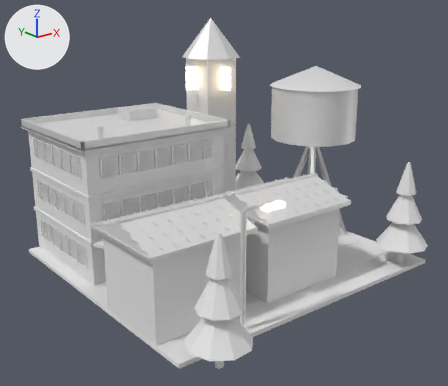
A saved change to the FBX model Assets/Art/KayseriIsland/Models/Silver/Phase2/Civic_P2.fbx.
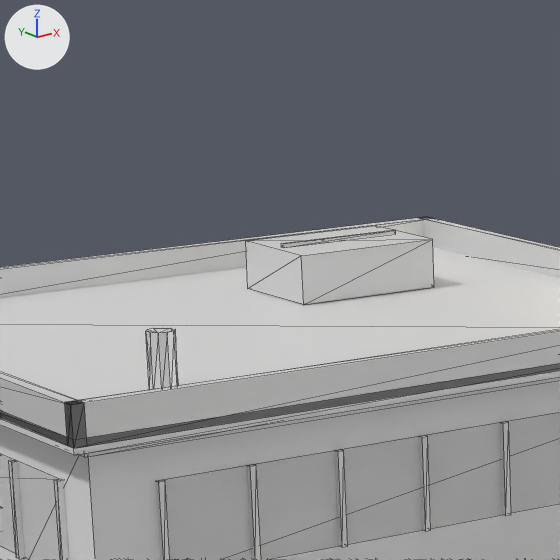
There are two pictures of each version: one whole from a camera (50 mm lens) standing at (-69.4, -16.9, 32.0) and looking at (-40.7, 19.0, 17.7), one close up on the part from 15% to 41% of the width and 15% to 45% of the height. Every picture has the same lights, and +X, +Y and +Z are marked at upper left. The last two pictures show the newer version. The close-ups show mesh edges as thin lines. Where no turn or scale is listed for an object, it has been applied to the vertices. Vertices at exactly the same position are counted once.

The first close-up shows 'Civic.Hall'.
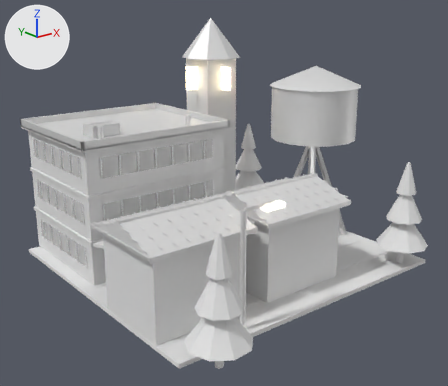
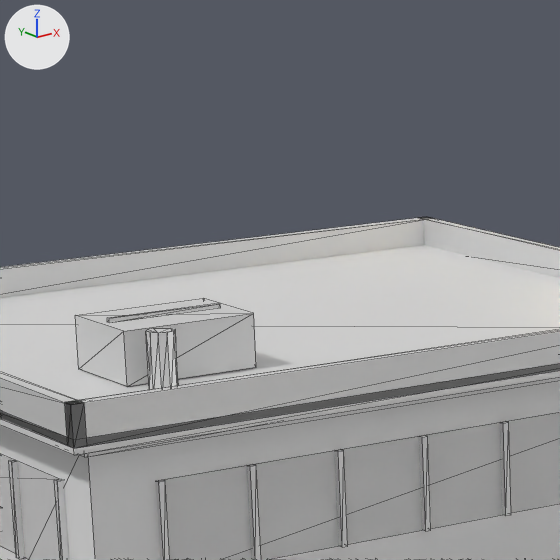
Pixel boxes (x1, y1, x2, y2) of what changed, in the close-ups (560 x 560 px; the box of a moved part takes in the faces that stretch with it):
part 1 of me_civic_hall_001, moved or reshaped
    before: (246, 226, 434, 305)
    after: (75, 298, 256, 386)
part 2 of me_civic_hall_001, moved or reshaped
    before: (281, 230, 396, 247)
    after: (107, 303, 220, 322)

Edits to the bpy script that builds the scene:
```text
Change me_civic_hall_001:
    where me_civic_hall_001.from_pydata(...)  # 512 vertices, 792 faces; spans x -6.4..6.4, y -5.4..6.5, z 0.0..11.23
    used by ob_civic_hall; location = (-45.0, 26.26, 12.07)
    me_civic_hall_001 part 1: the loose piece of 8 vertices spanning x 1.24..3.9, y 1.29..3.2, z 10.32..11.18 is scaled about its middle by (0.833, 0.833, 1), then moved by (-5.67, -4.22, 0.0)
    me_civic_hall_001 part 2: the loose piece of 8 vertices spanning x 1.42..3.71, y 2.21..2.28, z 11.16..11.23 is scaled about its middle by (0.833, 1, 1), then moved by (-5.67, -4.22, 0.0)
```
